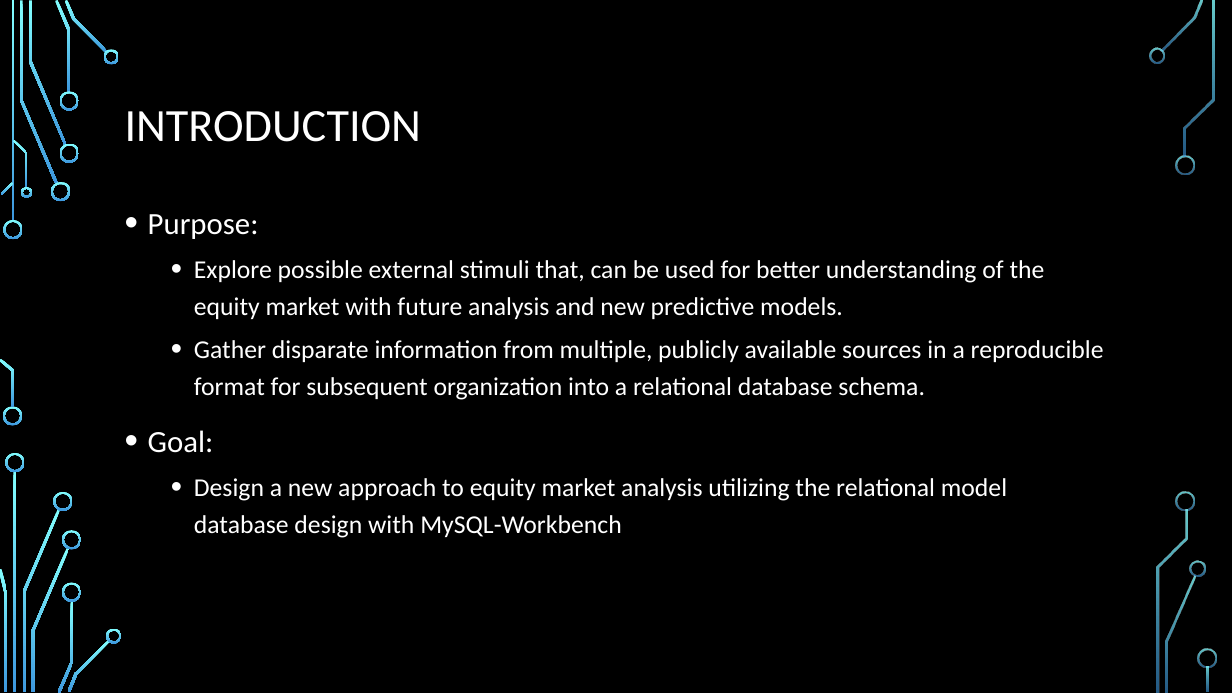
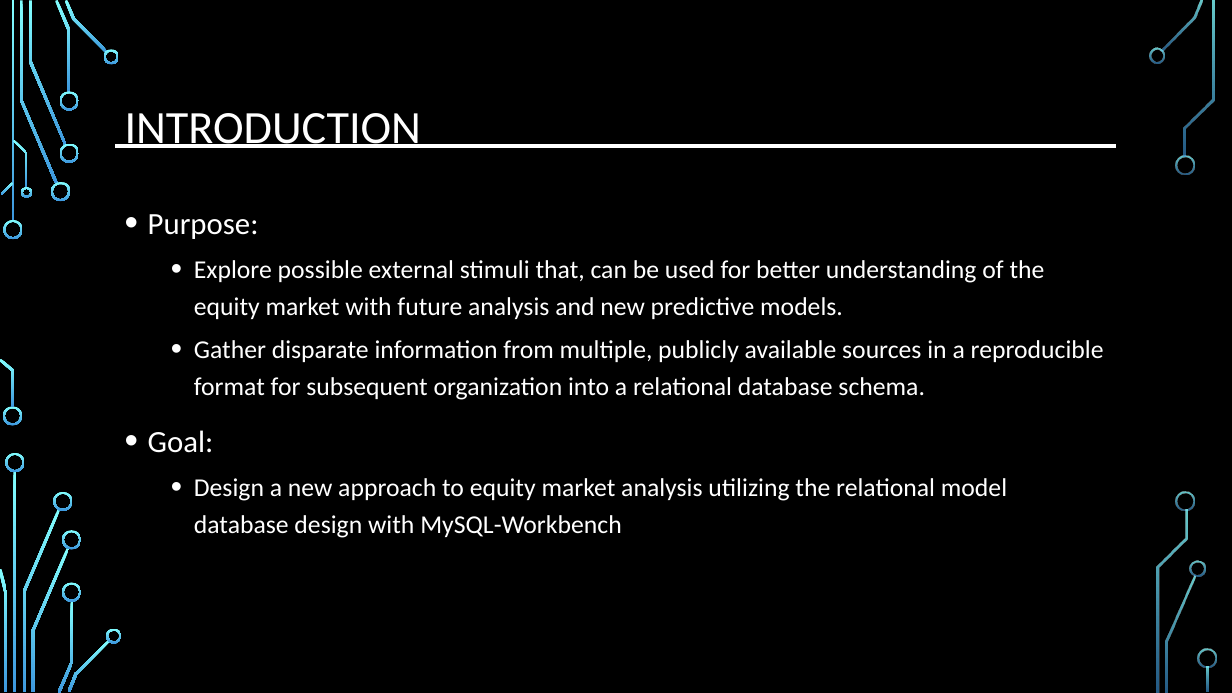
Before and after one commit to djserna/7330-Group-Project, a slide deck: slide 3 of Presentation/MSDS_7330_Group_Project_Presentation.pptx. Drawn at 1232x693 pixels with LibreOffice and Linux fonts; fonts in the diff are those of the drawing; background and template pictures are left out. Boxes give left, top, right and bottom in pixels: in the first picture for what was removed or moved away, otherwise in the second. Text is boxed around its words. In the diff, an @@ line names an element or a change of style, - is before the commit and + after.

Commit message:
Title and Graph Names Update

```diff
--- a/Presentation/MSDS_7330_Group_Project_Presentation.pptx
+++ b/Presentation/MSDS_7330_Group_Project_Presentation.pptx
@@ title "INTRODUCTION" rewrapped from box(125, 111, 421, 142) to box(125, 113, 421, 148) @@
@@ line added from (116, 146) to (1116, 146), #FFFFFF 3 pt @@
```
Also in this commit, not shown: 12 other slides changed, 1 slide removed.
